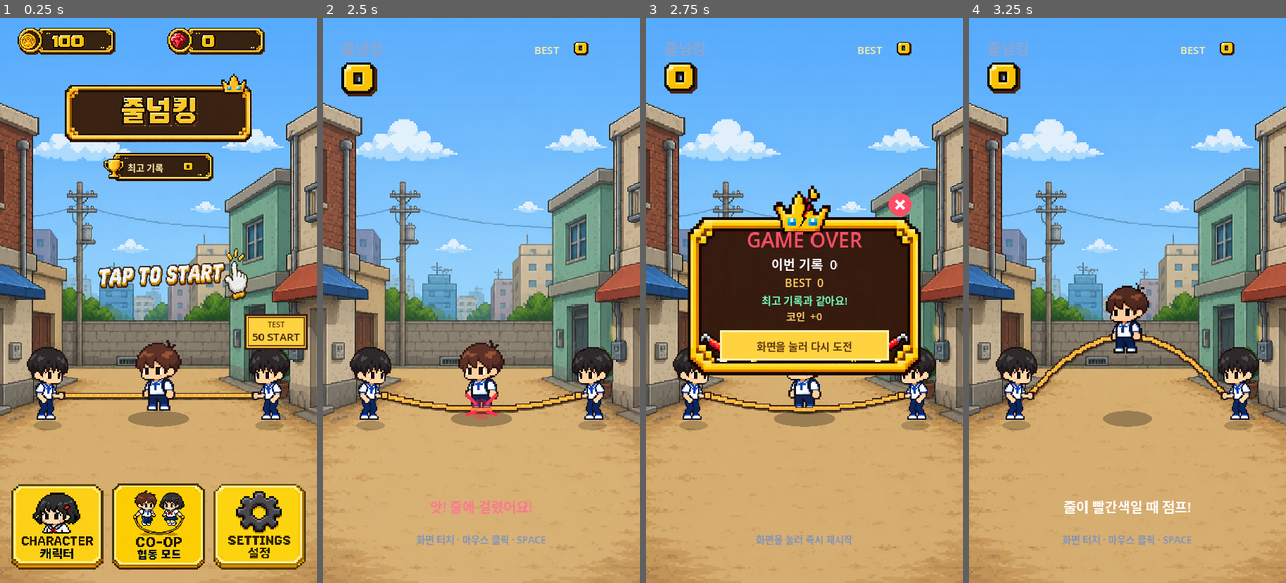
Above: before the commit, frames 1-4 (left to right).
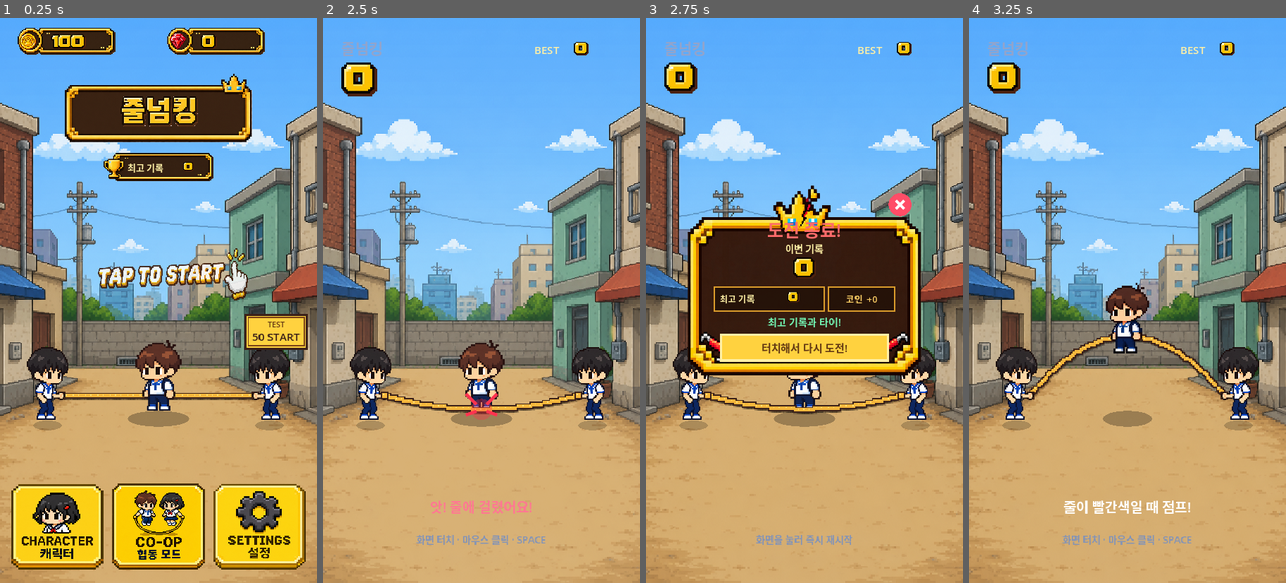
Above: after the commit, the same moments.

Repository: eunchan4490-star/Rope-King
Game: Godot game, scene res://main.tscn
The game is run twice, just before and just after one commit, with the same random seed, the same clock (stepped at 60 frames per second) and the same inputs.
Inputs (mouse positions are in pixels of both pictures, inside the frame that each line leads up to):
- Up to frame 1 (0.25 s): no input
- Up to frame 2 (2.5 s): move the mouse to (551, 272) at 0.52 s; click (551, 272) at 0.67 s; tap Space (jump) at 0.77, 1.52 s; move the mouse to (418, 328) at 1.27 s; click (418, 328) at 1.42 s; move the mouse to (513, 176) at 2.02 s; click (513, 176) at 2.17 s
- Up to frame 3 (2.75 s): no input
- Up to frame 4 (3.25 s): move the mouse to (1111, 413) at 2.77 s; click (1111, 413) at 2.92 s; tap Space (jump) at 3.02 s

Frames 1-2 are identical in both runs. In frame 3, 3.4% of the frame differs, in the area x 21-79%, y 36-61%; in frame 4, nothing differs.

Commit message:
Polish game over screen and add web build

Diff:
--- a/scripts/main.gd
+++ b/scripts/main.gd
@@ -1515,22 +1515,31 @@
 	draw_circle(GAME_OVER_CLOSE_RECT.get_center(), 26.0, Color("ff4d67"))
 	draw_line(GAME_OVER_CLOSE_RECT.get_center() + Vector2(-9.0, -9.0), GAME_OVER_CLOSE_RECT.get_center() + Vector2(9.0, 9.0), Color.WHITE, 5.0, true)
 	draw_line(GAME_OVER_CLOSE_RECT.get_center() + Vector2(9.0, -9.0), GAME_OVER_CLOSE_RECT.get_center() + Vector2(-9.0, 9.0), Color.WHITE, 5.0, true)
-	draw_string(font, Vector2(panel.position.x, panel.position.y + 140.0), "GAME OVER", HORIZONTAL_ALIGNMENT_CENTER, panel.size.x, 46, Color("ff4d67"))
-	draw_string(font, Vector2(panel.position.x, panel.position.y + 190.0), "이번 기록  %d" % score, HORIZONTAL_ALIGNMENT_CENTER, panel.size.x, 30, Color.WHITE)
-	draw_string(font, Vector2(panel.position.x, panel.position.y + 230.0), "BEST  %d" % best_score, HORIZONTAL_ALIGNMENT_CENTER, panel.size.x, 26, Color("ffd166"))
+	draw_string(font, Vector2(panel.position.x, panel.position.y + 116.0), "도전 종료!", HORIZONTAL_ALIGNMENT_CENTER, panel.size.x, 40, Color("ff6b6b"))
+	draw_string(font, Vector2(panel.position.x, panel.position.y + 151.0), "이번 기록", HORIZONTAL_ALIGNMENT_CENTER, panel.size.x, 22, Color("fff0a6"))
+	_draw_image_number(str(score), Vector2(panel.position.x + 65.0, panel.position.y + 163.0), 48.0, panel.size.x - 130.0, HORIZONTAL_ALIGNMENT_CENTER)
+
+	var best_rect := Rect2(panel.position + Vector2(60.0, 230.0), Vector2(250.0, 54.0))
+	var coin_rect := Rect2(panel.position + Vector2(320.0, 230.0), Vector2(150.0, 54.0))
+	draw_rect(best_rect, Color(0.12, 0.06, 0.025, 0.72), true)
+	draw_rect(coin_rect, Color(0.12, 0.06, 0.025, 0.72), true)
+	draw_rect(best_rect, Color("d99b2b"), false, 3.0)
+	draw_rect(coin_rect, Color("d99b2b"), false, 3.0)
+	draw_string(font, Vector2(best_rect.position.x + 12.0, best_rect.position.y + 35.0), "최고 기록", HORIZONTAL_ALIGNMENT_LEFT, 112.0, 20, Color("fff0a6"))
+	_draw_image_number(str(best_score), Vector2(best_rect.position.x + 126.0, best_rect.position.y + 10.0), 25.0, 108.0, HORIZONTAL_ALIGNMENT_CENTER)
+	draw_string(font, Vector2(coin_rect.position.x, coin_rect.position.y + 35.0), "코인  +%d" % run_coins_earned, HORIZONTAL_ALIGNMENT_CENTER, coin_rect.size.x, 20, Color("ffd166"))
 	var record_message := ""
 	if new_best_this_run:
-		record_message = "새 최고 기록!"
+		record_message = "왕관 갱신! 새 최고 기록"
 	elif score == run_start_best:
-		record_message = "최고 기록과 같아요!"
+		record_message = "최고 기록과 타이!"
 	else:
-		record_message = "최고 기록까지 %d회" % maxi(1, run_start_best - score)
-	draw_string(font, Vector2(panel.position.x, panel.position.y + 270.0), record_message, HORIZONTAL_ALIGNMENT_CENTER, panel.size.x, 24, Color("73f7b4"))
-	draw_string(font, Vector2(panel.position.x, panel.position.y + 305.0), "코인  +%d" % run_coins_earned, HORIZONTAL_ALIGNMENT_CENTER, panel.size.x, 23, Color("ffd166"))
-	var retry_rect := Rect2(panel.position + Vector2(75.0, 330.0), Vector2(380.0, 64.0))
+		record_message = "최고 기록까지 단 %d회" % maxi(1, run_start_best - score)
+	draw_string(font, Vector2(panel.position.x, panel.position.y + 318.0), record_message, HORIZONTAL_ALIGNMENT_CENTER, panel.size.x, 23, Color("73f7b4"))
+	var retry_rect := Rect2(panel.position + Vector2(75.0, 338.0), Vector2(380.0, 58.0))
 	draw_rect(retry_rect, Color("ffd23f"), true)
 	draw_rect(retry_rect, Color("fff0a6"), false, 5.0)
-	draw_string(font, Vector2(retry_rect.position.x, retry_rect.position.y + 43.0), "화면을 눌러 다시 도전", HORIZONTAL_ALIGNMENT_CENTER, retry_rect.size.x, 24, Color("633913"))
+	draw_string(font, Vector2(retry_rect.position.x, retry_rect.position.y + 39.0), "터치해서 다시 도전!", HORIZONTAL_ALIGNMENT_CENTER, retry_rect.size.x, 24, Color("633913"))
 
 
 func _draw_main_menu(font: Font) -> void:
--- /dev/null
+++ b/web/index.manifest.json
@@ -0,0 +1 @@
+{"background_color":"#0e131f","display":"standalone","icons":[{"sizes":"144x144","src":"index.144x144.png","type":"image/png"},{"sizes":"180x180","src":"index.180x180.png","type":"image/png"},{"sizes":"512x512","src":"index.512x512.png","type":"image/png"}],"name":"줄넘킹","orientation":"landscape","start_url":"./index.html"}
Binary file added: web/index.144x144.png
Binary file added: web/index.180x180.png
Binary file added: web/index.512x512.png
Binary file added: web/index.apple-touch-icon.png
Binary file added: web/index.icon.png
Binary file added: web/index.png
Not shown, added: web/index.audio.position.worklet.js
Not shown, added: web/index.audio.worklet.js
Not shown, added: web/index.html
Not shown, added: web/index.js
Not shown, added: web/index.offline.html
Not shown, added: web/index.pck
(and 2 more such lines)
